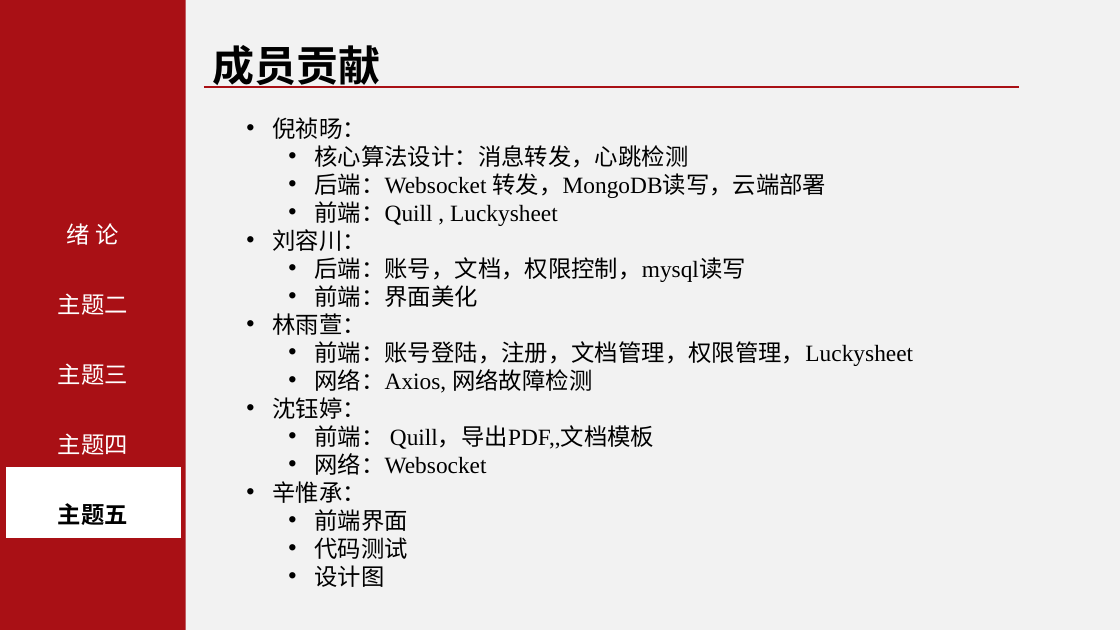
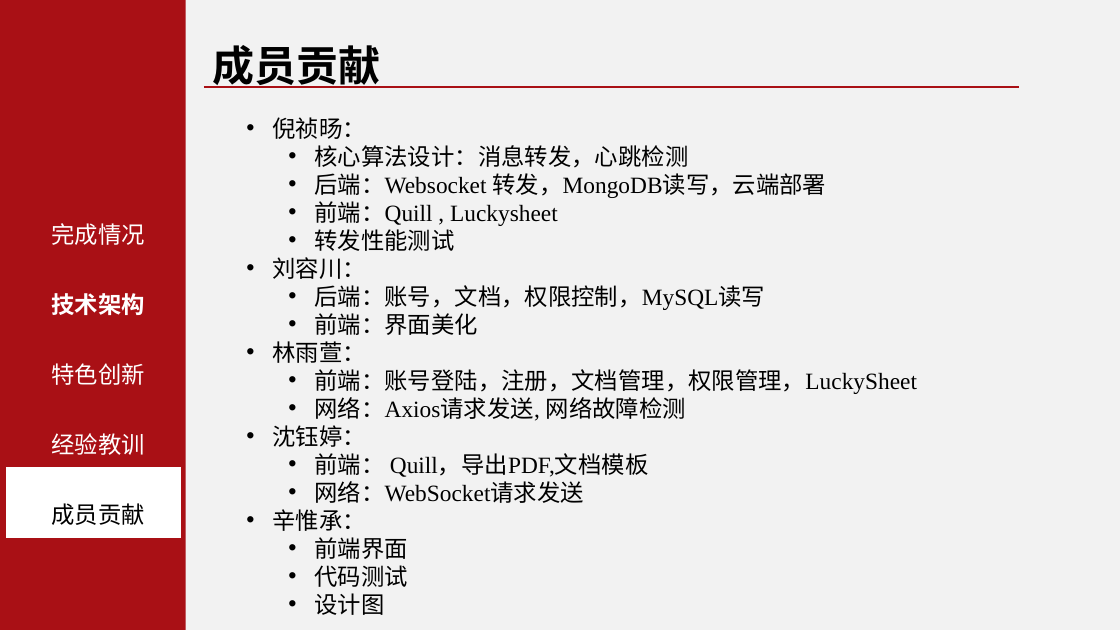
Before and after one commit to SE3330-Group12/syDoc, a slide deck: slide 14 of document/水源文档——答辩.pptx. Drawn at 1120x630 pixels with LibreOffice and Linux fonts; fonts in the diff are those of the drawing; background and template pictures are left out. Boxes give left, top, right and bottom in pixels: in the first picture for what was removed or moved away, otherwise in the second. Text is boxed around its words. In the diff, an @@ line names an element or a change of style, - is before the commit and + after.

```diff
--- a/document/水源文档——答辩.pptx
+++ b/document/水源文档——答辩.pptx
@@ text added at (51, 223, 144, 525), 20 pt, text #FFFFFF @@
+完成情况
+技术架构
+特色创新
+经验教训
+成员贡献
@@ text removed at (58, 223, 128, 525) @@
-绪 论
-主题二
-主题三
-主题四
-主题五
@@ text at (315, 229, 455, 251): paragraph added @@
+  • 转发性能测试
@@ text at (315, 285, 766, 310): text changed @@
-  • 后端：账号，文档，权限控制，mysql读写
+  • 后端：账号，文档，权限控制，MySQL读写
@@ text at (315, 369, 918, 421): text changed @@
-  • 前端：账号登陆，注册，文档管理，权限管理，Luckysheet
-  • 网络：Axios, 网络故障检测
+  • 前端：账号登陆，注册，文档管理，权限管理，LuckySheet
+  • 网络：Axios请求发送, 网络故障检测
@@ text at (315, 453, 648, 503): text changed @@
-  • 前端： Quill，导出PDF,,文档模板
-  • 网络：Websocket
+  • 前端： Quill，导出PDF,文档模板
+  • 网络：WebSocket请求发送
```
Also in this commit, not shown: 6 other slides changed, 4 other files.
